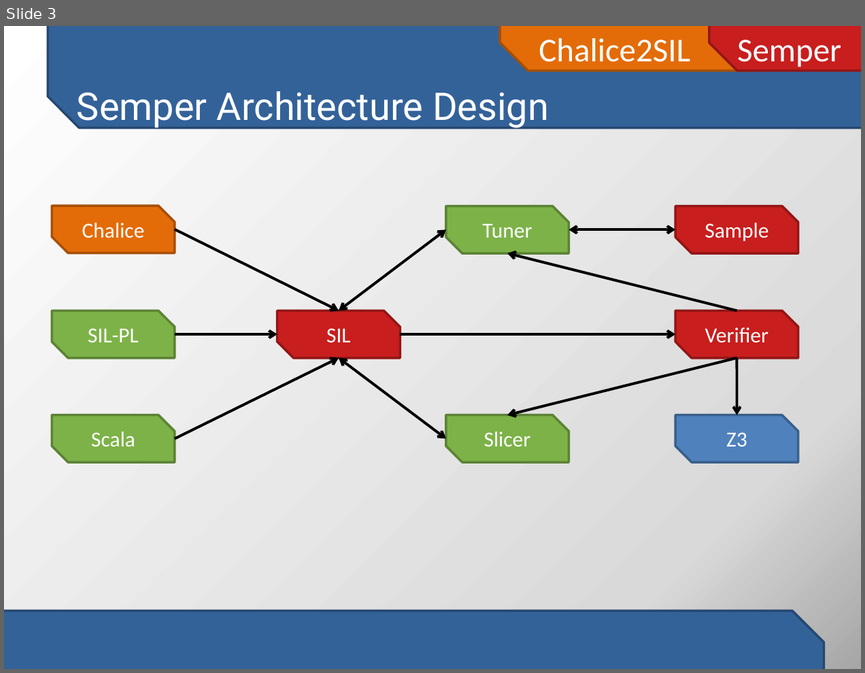
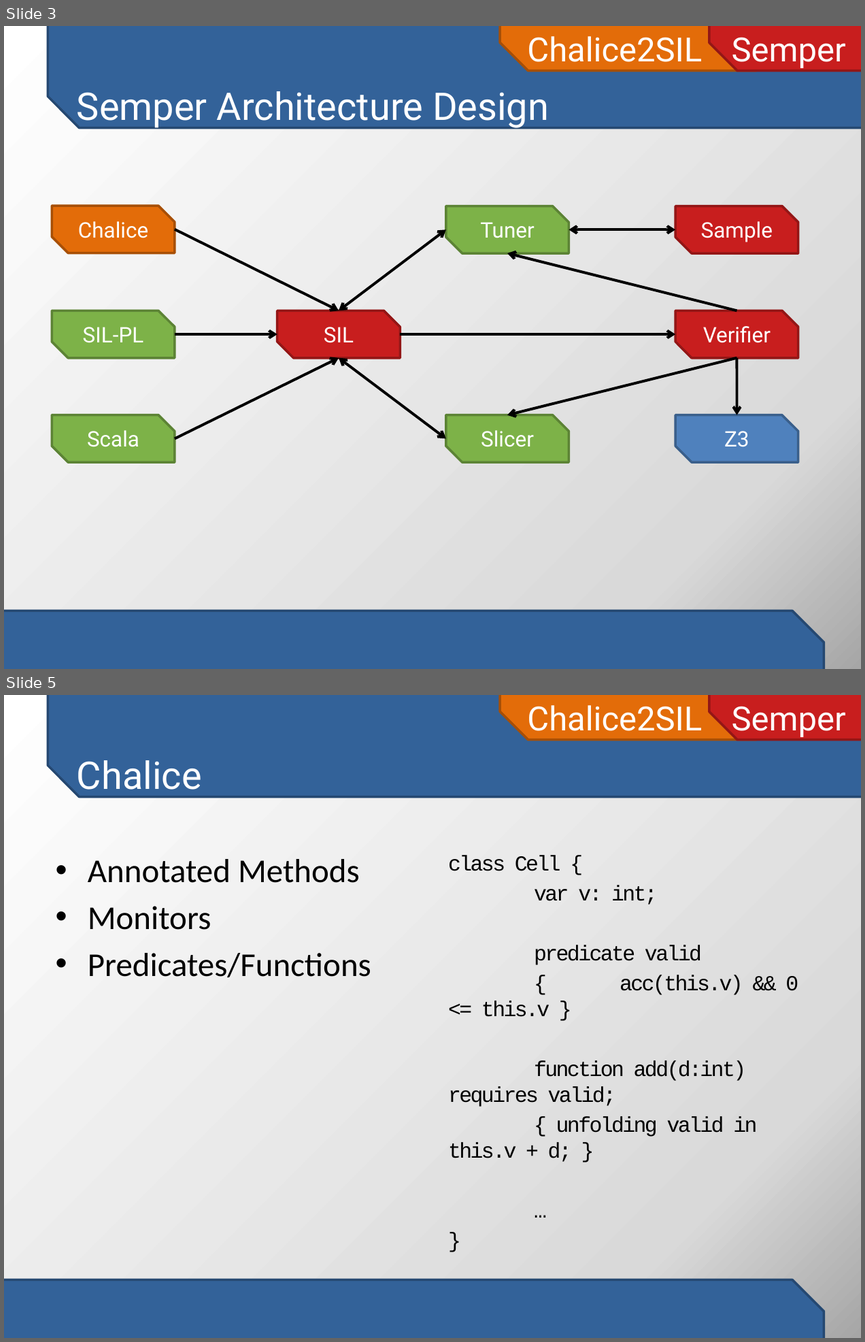
Before and after one commit to viperproject/chalice2silver, a slide deck: chalice2sil/doc/initial-project-presentation.pptx. Shown one above the other, each under a label of ours: slide 3 before the commit, slides 3 and 5 after it; the slides between them are not shown. The pictures are 865x673 and 865x1342 pixels, drawn with LibreOffice and Linux fonts; fonts in the diff are those of the drawing. Boxes give left, top, right and bottom in pixels: in the first picture for what was removed or moved away, otherwise in the second. Text is boxed around its words. In the diff, an @@ line names an element or a change of style, - is before the commit and + after.

```diff
--- a/chalice2sil/doc/initial-project-presentation.pptx
+++ b/chalice2sil/doc/initial-project-presentation.pptx
@@ slide 5 added at [4,695,861,1338], background gradient #FFFFFF to #D9D9D9 to #A6A6A6; not listed: 4 template elements that a slide beside it also shows @@
@@ title added at [77,760,202,798], 32 pt, text #FFFFFF @@
+Chalice
@@ text added at [448,855,798,1161], 18 pt, text #000000 @@
+class Cell {
+var v: int;
+predicate valid
+{ acc(this.v) && 0 <= this.v }
+function add(d:int) requires valid;
+{ unfolding valid in this.v + d; }
+…
+}
@@ text added at [88,859,371,977], 28 pt, text #000000 @@
+• Annotated Methods
+• Monitors
+• Predicates/Functions
@@ slide 3 changed as well @@
@@ font Calibri to Roboto in 11 elements at [52,415,175,462], [52,310,175,358], [52,206,175,253], [277,310,400,358], [675,310,798,358], [675,206,798,253], [446,415,568,462], [446,206,568,253], [675,415,798,462], [500,26,756,72], [709,26,861,72] @@
```
Also in this commit, not shown: 3 other slides changed, 3 other slides added, 1 slide removed, 2 other files.
